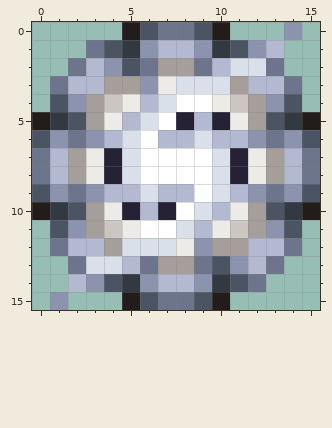
Pixel-art sprite: Assets/Textures/SuitAddons/LightSuit/LightSuitTile.png. Above, as it was before the edit.
The file is 16x16 pixels.
After:
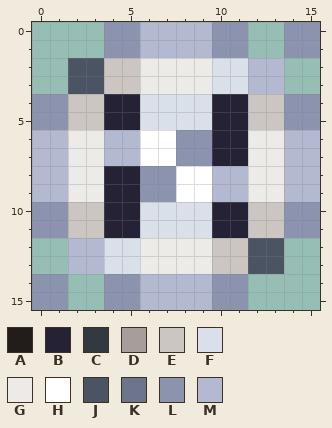
Palette (. is transparent): A #221c1a  B #242234  C #333941  D #a69e9a  E #cbc6c1  F #dae0ea  G #ecebe7  H #ffffff  J #4a5462  K #6d758d  L #8b93af  M #b3b9d1
Message: A little suit addon tile spriting
Edits made:
@@ x 0..15 @@
- 0 .....AJKKJA...L.
- 1 ...KJCLMMLCJLM..
- 2 ..KMLJKDDKMFFK..
- 3 .KMMDDLGFFFDMMK.
- 4 .JLDEGMFHHGEDLJ.
- 5 ACJDGMFHBMBGDJCA
- 6 JLKLMFHMMFMMLKLJ
- 7 KMDGBFHHHHFBGDMK
- 8 KMDGBFHHHHFBGDMK
- 9 JLKLMMFMMHFMLKLJ
-10 ACJDGBMBHFMGDJCA
-11 .JLDEGHHFMGEDLJ.
-12 .KMMDFFFGLDDMMK.
-13 ..KFFMKDDKJLMK..
-14 ..MLJCLMMLCJK...
-15 .L...AJKKJA.....
+ 0 ....LLMMMMLL..LL
+ 1 ....LLMMMMLL..LL
+ 2 ..JJEEGGGGFFMM..
+ 3 ..JJEEGGGGFFMM..
+ 4 LLEEBBFFFFBBEELL
+ 5 LLEEBBFFFFBBEELL
+ 6 MMGGMMHHLLBBGGMM
+ 7 MMGGMMHHLLBBGGMM
+ 8 MMGGBBLLHHMMGGMM
+ 9 MMGGBBLLHHMMGGMM
+10 LLEEBBFFFFBBEELL
+11 LLEEBBFFFFBBEELL
+12 ..MMFFGGGGEEJJ..
+13 ..MMFFGGGGEEJJ..
+14 LL..LLMMMMLL....
+15 LL..LLMMMMLL....
